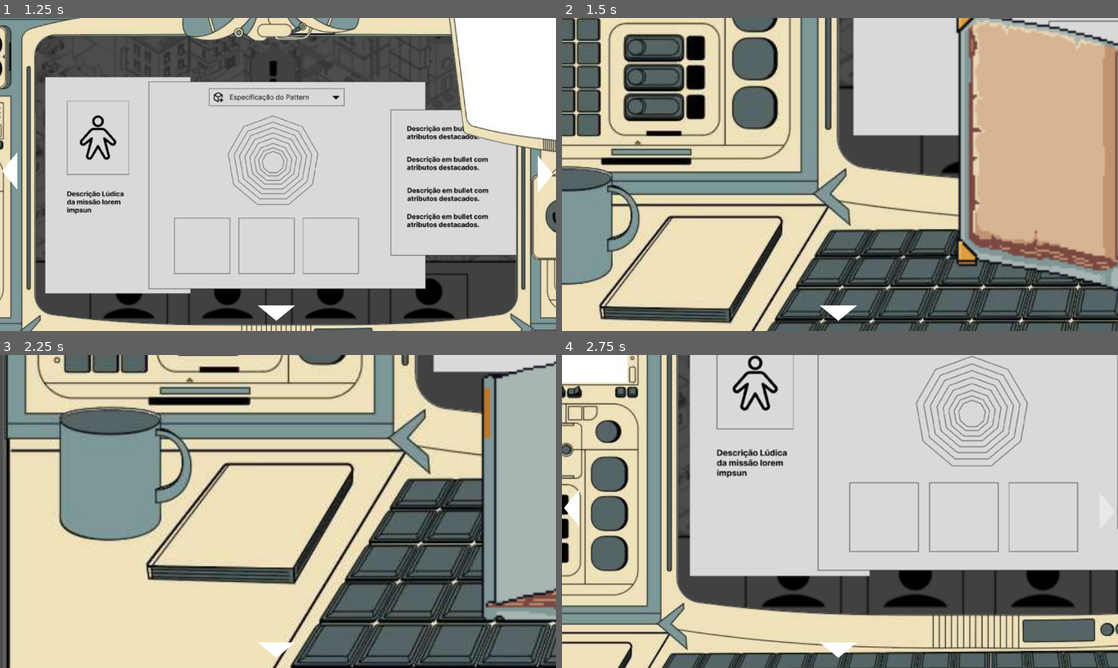
Above: before the commit, frames 1-4 (two rows, left to right).
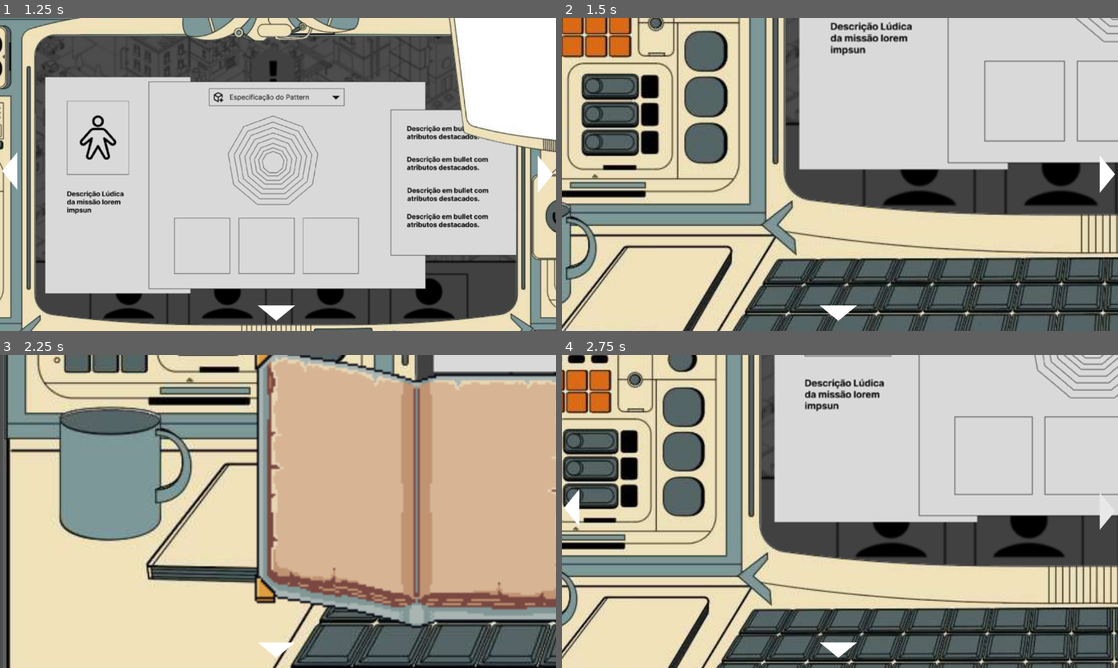
Above: after the commit, the same moments.

Repository: fernando38954/Total-Meltdown
Game: Godot game, scene res://test_scene.tscn
Two runs of this game, one before a commit and one after it. Both use one fixed random seed, a clock stepped at 60 frames per second and the inputs below.
Inputs (mouse positions are in pixels of both pictures, inside the frame that each line leads up to):
- Up to frame 1 (1.25 s): tap Enter at 0.5 s; click (278, 174) at 0.67 s
- Up to frame 2 (1.5 s): click (573, 171) at 1.25 s
- Up to frame 3 (2.25 s): click (544, 511) at 2.02 s
- Up to frame 4 (2.75 s): no input

Frame 1 is identical in both runs. In frame 2, 72% of the frame differs, in the area x 0-100%, y 0-100%; in frame 3, 42%; in frame 4, 61%.

Commit message:
Implement a prototype for the Developer Panel

Diff:
--- /dev/null
+++ b/total-meltdown/contents/developer/test_developer.json
@@ -0,0 +1,16 @@
+{
+	"name": "Enzo",
+	"portrait": "res://placeholder/Masculine_A_default.png",
+	"attribute": {
+		"Functional Suitability": 10,
+		"Performance Efficiency": 9,
+		"Compatibility": 8,
+		"Interaction Capability": 7,
+		"Reliability": 6,
+		"Security": 5,
+		"Maintainability": 4,
+		"Flexibility": 3,
+		"Safety": 2,
+	},
+	"description": "Lorem ipsum dolor sit amet, consectetur adipiscing elit, sed do eiusmod tempor incididunt ut labore et dolore magna aliqua. Ut enim ad minim veniam, quis nostrud exercitation ullamco laboris nisi ut aliquip ex ea commodo consequat. Duis aute irure dolor in reprehenderit in voluptate velit esse cillum dolore eu fugiat nulla pariatur. Excepteur sint occaecat cupidatat non proident, sunt in culpa qui officia deserunt mollit anim id est laborum."
+}
--- /dev/null
+++ b/total-meltdown/contents/developer/test_developer2.json
@@ -0,0 +1,16 @@
+{
+	"name": "Alice",
+	"portrait": "res://placeholder/Feminine_A_default.png",
+	"attribute": {
+		"Functional Suitability": 2,
+		"Performance Efficiency": 3,
+		"Compatibility": 4,
+		"Interaction Capability": 5,
+		"Reliability": 6,
+		"Security": 7,
+		"Maintainability": 8,
+		"Flexibility": 9,
+		"Safety": 10,
+	},
+	"description": "Lorem ipsum dolor sit amet, consectetur adipiscing elit, sed do eiusmod tempor incididunt ut labore et dolore magna aliqua. Ut enim ad minim veniam, quis nostrud exercitation ullamco laboris nisi ut aliquip ex ea commodo consequat. Duis aute irure dolor in reprehenderit in voluptate velit esse cillum dolore eu fugiat nulla pariatur. Excepteur sint occaecat cupidatat non proident, sunt in culpa qui officia deserunt mollit anim id est laborum."
+}
--- a/total-meltdown/project.godot
+++ b/total-meltdown/project.godot
@@ -18,6 +18,7 @@
 [autoload]
 
 SwebokManager="*uid://8eahrr057cgv"
+DeveloperManager="*uid://cs8ieevn54777"
 
 [display]
 
--- /dev/null
+++ b/total-meltdown/scenes/developer_panel/DevDetailCard.tscn
@@ -0,0 +1,48 @@
+[gd_scene format=3 uid="uid://y8oun4wpf01e"]
+
+[ext_resource type="Script" uid="uid://c0k3lk06x8x27" path="res://scripts/developer_panel/dev_detail_card.gd" id="1_aklcw"]
+[ext_resource type="Texture2D" uid="uid://pkvs8s0720sb" path="res://placeholder/Masculine_A_default.png" id="2_aklcw"]
+[ext_resource type="PackedScene" uid="uid://dnbluou2l5jpn" path="res://scenes/RadarChart.tscn" id="3_2r8c2"]
+
+[node name="DevDetailCard" type="Panel" unique_id=2083043029]
+anchors_preset = 15
+anchor_right = 1.0
+anchor_bottom = 1.0
+grow_horizontal = 2
+grow_vertical = 2
+scale = Vector2(0.8, 0.8)
+pivot_offset = Vector2(576, 324)
+script = ExtResource("1_aklcw")
+
+[node name="Portrait" type="Sprite2D" parent="." unique_id=1710040631]
+position = Vector2(128, 96)
+scale = Vector2(3, 3)
+texture = ExtResource("2_aklcw")
+
+[node name="DeveloperName" type="RichTextLabel" parent="." unique_id=863743029]
+layout_mode = 0
+offset_left = 238.0
+offset_top = 13.0
+offset_right = 425.0
+offset_bottom = 195.0
+mouse_filter = 2
+theme_override_font_sizes/normal_font_size = 40
+bbcode_enabled = true
+text = "Name"
+fit_content = true
+horizontal_alignment = 1
+
+[node name="RadarChart" parent="." unique_id=1384305498 instance=ExtResource("3_2r8c2")]
+layout_mode = 0
+offset_left = 36.0
+offset_top = 227.0
+offset_right = 436.0
+offset_bottom = 627.0
+
+[node name="Description" type="RichTextLabel" parent="." unique_id=1702460825]
+layout_mode = 0
+offset_left = 503.0
+offset_top = 44.0
+offset_right = 1107.0
+offset_bottom = 596.0
+bbcode_enabled = true
--- /dev/null
+++ b/total-meltdown/scenes/developer_panel/DevOverviewCard.tscn
@@ -0,0 +1,42 @@
+[gd_scene format=3 uid="uid://3v2hesn4ey6s"]
+
+[ext_resource type="Script" uid="uid://cfjluhuafa1gr" path="res://scripts/developer_panel/dev_overview_card.gd" id="1_r5wra"]
+[ext_resource type="Texture2D" uid="uid://pkvs8s0720sb" path="res://placeholder/Masculine_A_default.png" id="2_r5wra"]
+
+[node name="DevOverviewCard" type="Button" unique_id=1018254486]
+custom_minimum_size = Vector2(256, 256)
+offset_right = 256.0
+offset_bottom = 256.0
+pivot_offset = Vector2(256, 256)
+script = ExtResource("1_r5wra")
+
+[node name="Portrait" type="Sprite2D" parent="." unique_id=1710040631]
+position = Vector2(128, 96)
+scale = Vector2(3, 3)
+texture = ExtResource("2_r5wra")
+
+[node name="DeveloperName" type="RichTextLabel" parent="." unique_id=863743029]
+layout_mode = 0
+offset_top = 193.0
+offset_right = 256.0
+offset_bottom = 255.0
+mouse_filter = 2
+theme_override_font_sizes/normal_font_size = 40
+bbcode_enabled = true
+text = "Name"
+fit_content = true
+horizontal_alignment = 1
+
+[node name="Status" type="RichTextLabel" parent="." unique_id=1882586916]
+visible = false
+layout_mode = 0
+offset_top = 403.0
+offset_right = 512.0
+offset_bottom = 468.0
+theme_override_font_sizes/normal_font_size = 32
+bbcode_enabled = true
+text = "Status: [color=#00ff00]Free[/color]"
+fit_content = true
+horizontal_alignment = 1
+
+[connection signal="pressed" from="." to="." method="_on_pressed"]
--- /dev/null
+++ b/total-meltdown/scenes/developer_panel/DeveloperPanel.tscn
@@ -0,0 +1,34 @@
+[gd_scene format=3 uid="uid://b62dwh5ln2nx"]
+
+[ext_resource type="Script" uid="uid://bcts06ux0x3fk" path="res://scripts/developer_panel/developer_panel.gd" id="1_ievrq"]
+[ext_resource type="PackedScene" uid="uid://3v2hesn4ey6s" path="res://scenes/developer_panel/DevOverviewCard.tscn" id="2_px104"]
+[ext_resource type="PackedScene" uid="uid://y8oun4wpf01e" path="res://scenes/developer_panel/DevDetailCard.tscn" id="3_1bwwp"]
+
+[node name="DeveloperPanel" type="Panel" unique_id=1661569035]
+anchors_preset = 15
+anchor_right = 1.0
+anchor_bottom = 1.0
+grow_horizontal = 2
+grow_vertical = 2
+pivot_offset = Vector2(576, 324)
+script = ExtResource("1_ievrq")
+developer_overview_card_scene = ExtResource("2_px104")
+developer_detail_card_scene = ExtResource("3_1bwwp")
+
+[node name="ScrollContainer" type="ScrollContainer" parent="." unique_id=1798521291]
+layout_mode = 1
+anchors_preset = 15
+anchor_right = 1.0
+anchor_bottom = 1.0
+grow_horizontal = 2
+grow_vertical = 2
+follow_focus = true
+horizontal_scroll_mode = 0
+
+[node name="GridContainer" type="GridContainer" parent="ScrollContainer" unique_id=2113858380]
+layout_mode = 2
+size_flags_horizontal = 3
+size_flags_vertical = 3
+theme_override_constants/h_separation = 40
+theme_override_constants/v_separation = 20
+columns = 4
--- /dev/null
+++ b/total-meltdown/scripts/autoload/developer_manager.gd
@@ -0,0 +1,47 @@
+extends Node
+
+const DEVELOPERS_DIR = "res://contents/developer/"
+
+var developers: Array = []
+var creation_finished = false
+
+func _ready():
+	load_developers()
+
+func load_developers():
+	developers.clear()
+	var dir = DirAccess.open(DEVELOPERS_DIR)
+	if not dir:
+		creation_finished = true
+		push_error("Error on opening the directory:", DEVELOPERS_DIR)
+		return
+
+	dir.list_dir_begin()
+	var file_name = dir.get_next()
+	while file_name != "":
+		if not dir.current_is_dir() and file_name.ends_with(".json"):
+			var path = DEVELOPERS_DIR + file_name
+			var file = FileAccess.open(path, FileAccess.READ)
+			if file:
+				var json_text = file.get_as_text()
+				var json = JSON.new()
+				var error = json.parse(json_text)
+				if error == OK:
+					var data = json.data
+					developers.append({
+						"file_name": file_name,
+						"name": data.get("name", "Untitled"),
+						"portrait_path": data.get("portrait", ""),
+						"attribute": data.get("attribute", ""),
+						"description": data.get("description", ""),
+					})
+				else:
+					creation_finished = true
+					push_error("Failed to parse JSON：", file_name)
+					return
+				file.close()
+		file_name = dir.get_next()
+
+	developers.sort_custom(func(a, b): return a.file_name < b.file_name)
+	creation_finished = true
+	print_debug("Number of developers loaded：", developers.size())
--- /dev/null
+++ b/total-meltdown/scripts/developer_panel/dev_detail_card.gd
@@ -0,0 +1,18 @@
+extends Panel
+
+@onready var portrait = $Portrait
+@onready var developer_name = $DeveloperName
+@onready var radar_chart = $RadarChart
+@onready var description = $Description
+@export var developer_panel: DeveloperPanel = null
+
+func set_content(developer_data: Dictionary):
+	developer_name.text = "[center][font_size=40]%s[/font_size][/center]\n\n" % developer_data.name
+	description.text = "%s" % developer_data.description
+	radar_chart.set_attributes(developer_data.attribute)
+
+	var texture = load(developer_data.portrait_path)
+	if texture:
+		portrait.texture = texture
+	else:
+		push_error("Error: Unable to load image:", developer_data.portrait_path)
--- /dev/null
+++ b/total-meltdown/scripts/developer_panel/dev_overview_card.gd
@@ -0,0 +1,23 @@
+extends Button
+class_name DeveloperOverviewCard
+
+@onready var portrait = $Portrait
+@onready var developer_name = $DeveloperName
+@onready var status = $Status
+@export var developer_panel: DeveloperPanel = null
+
+func set_panel(panel: DeveloperPanel):
+	developer_panel = panel
+
+func set_content(developer_data: Dictionary):
+	developer_name.text = "[center][font_size=40]%s[/font_size][/center]\n\n" % developer_data.name
+
+	var texture = load(developer_data.portrait_path)
+	if texture:
+		portrait.texture = texture
+	else:
+		push_error("Error: Unable to load image:", developer_data.portrait_path)
+
+
+func _on_pressed() -> void:
+	developer_panel.open_developer_detail(self.get_meta("developer_index"))
--- /dev/null
+++ b/total-meltdown/scripts/developer_panel/developer_panel.gd
@@ -0,0 +1,30 @@
+extends Panel
+class_name DeveloperPanel
+
+@onready var developer_container = $ScrollContainer/GridContainer
+@export var developer_overview_card_scene: PackedScene
+@export var developer_detail_card_scene: PackedScene
+@export var swebok: Swebok = null
+
+func _ready():
+	while !DeveloperManager.creation_finished:
+		await get_tree().process_frame
+	build_developer_panel()
+
+func build_developer_panel():
+	for child in developer_container.get_children():
+		child.queue_free()
+
+	for idx in range(DeveloperManager.developers.size()):
+		var developer = DeveloperManager.developers[idx]
+		var developer_overview_instance = developer_overview_card_scene.instantiate()
+		developer_container.add_child(developer_overview_instance)
+		developer_overview_instance.set_panel(self)
+		developer_overview_instance.set_content(developer)
+		developer_overview_instance.set_meta("developer_index", idx)
+
+func open_developer_detail(idx: int):
+	var developer = DeveloperManager.developers[idx]
+	var developer_detail_instance = developer_detail_card_scene.instantiate()
+	add_child(developer_detail_instance)
+	developer_detail_instance.set_content(developer)
--- a/total-meltdown/scripts/workspace.gd
+++ b/total-meltdown/scripts/workspace.gd
@@ -12,6 +12,11 @@
 @export var left_button: TextureButton
 @export var right_button: TextureButton
 @export var return_button: TextureButton
+
+func _ready() -> void:
+	left_button.hide()
+	right_button.hide()
+	return_button.hide()
 
 func switch_region(region: Region):
 	current_region = region
@@ -31,7 +36,7 @@
 		await swebok.move_animation_finished
 
 
-func _on_return_button_button_down() -> void:
+func _on_return_button_pressed() -> void:
 	await check_close_swebok()
 	current_region = null
 	return_button.hide()
@@ -40,11 +45,11 @@
 	workspace_camera.return_default_setting()
 
 
-func _on_left_button_button_down() -> void:
+func _on_left_button_pressed() -> void:
 	await check_close_swebok()
 	switch_region(current_region.left_region)
 
 
-func _on_right_button_button_down() -> void:
+func _on_right_button_pressed() -> void:
 	await check_close_swebok()
 	switch_region(current_region.right_region)
--- a/total-meltdown/test_scene.tscn
+++ b/total-meltdown/test_scene.tscn
@@ -81,7 +81,6 @@
 [node name="CanvasLayer" type="CanvasLayer" parent="." unique_id=58777912]
 
 [node name="LeftButton" type="TextureButton" parent="CanvasLayer" unique_id=334726376]
-visible = false
 offset_left = -16.000008
 offset_top = 355.0
 offset_right = 240.0
@@ -94,7 +93,6 @@
 ignore_texture_size = true
 
 [node name="RightButton" type="TextureButton" parent="CanvasLayer" unique_id=1282742258]
-visible = false
 offset_left = 1166.0
 offset_top = 285.00003
 offset_right = 1422.0
@@ -107,7 +105,6 @@
 ignore_texture_size = true
 
 [node name="ReturnButton" type="TextureButton" parent="CanvasLayer" unique_id=925521351]
-visible = false
 offset_left = 611.00006
 offset_top = 647.0
 offset_right = 867.00006
@@ -124,6 +121,6 @@
 [connection signal="input_event" from="Workspace/Screen" to="Workspace/Screen" method="_on_input_event"]
 [connection signal="input_event" from="Workspace/Screen2" to="Workspace/Screen2" method="_on_input_event"]
 [connection signal="input_event" from="Workspace/Swebok" to="Workspace/Swebok" method="_on_input_event"]
-[connection signal="button_down" from="CanvasLayer/LeftButton" to="Workspace" method="_on_left_button_button_down"]
-[connection signal="button_down" from="CanvasLayer/RightButton" to="Workspace" method="_on_right_button_button_down"]
-[connection signal="button_down" from="CanvasLayer/ReturnButton" to="Workspace" method="_on_return_button_button_down"]
+[connection signal="pressed" from="CanvasLayer/LeftButton" to="Workspace" method="_on_left_button_pressed"]
+[connection signal="pressed" from="CanvasLayer/RightButton" to="Workspace" method="_on_right_button_pressed"]
+[connection signal="pressed" from="CanvasLayer/ReturnButton" to="Workspace" method="_on_return_button_pressed"]
Not shown, changed: total-meltdown/credits.txt
Binary file added: total-meltdown/placeholder/Feminine_A_default.png
Not shown, added: total-meltdown/placeholder/Feminine_A_default.png.import
Binary file added: total-meltdown/placeholder/Masculine_A_default.png
Not shown, added: total-meltdown/placeholder/Masculine_A_default.png.import
Not shown, added: total-meltdown/scripts/autoload/developer_manager.gd.uid
Not shown, added: total-meltdown/scripts/developer_panel/dev_detail_card.gd.uid
Not shown, added: total-meltdown/scripts/developer_panel/dev_overview_card.gd.uid
Not shown, added: total-meltdown/scripts/developer_panel/developer_panel.gd.uid
